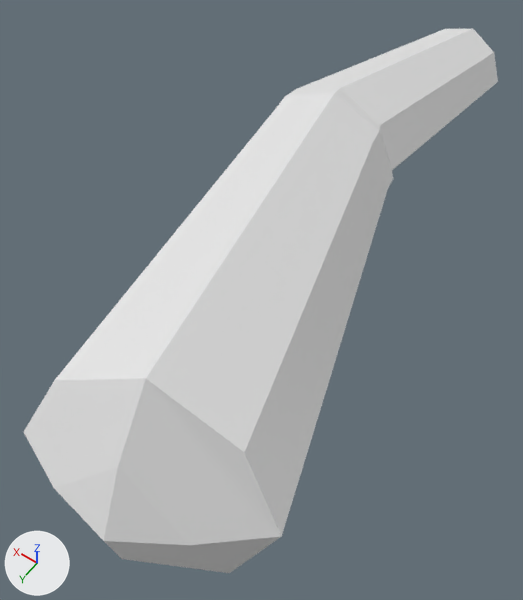
Renders of the glTF model assets/my blender files/prison-arms.glb from each side of a commit.
Before and after are seen from a 50 mm lens placed at (1.23, 1.93, 4.12), pointed at (2.76, -0.23, 0.74). The axes (+X, +Y, +Z) are drawn at lower left. The lights are the same throughout.

Objects in the first picture: 'Arm'.
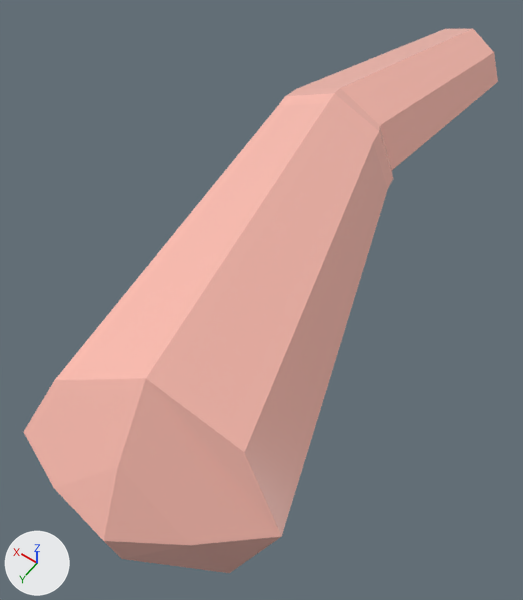
Pixel boxes [x1, y1, x2, y2] of what changed, in the pictures (523 x 600 px):
```json
{"object": "Arm", "change": "recoloured", "before": [24, 29, 498, 573], "after": [24, 29, 498, 573], "on screen": "white to pink"}
```

Scene script edits in JSON lines:
```json
{"op": "add", "block": "img_material_base_color", "code": ["img_material_base_color = load_image('Material Base Color', '_unpacked/Material_Base_Color', 1024, 1024, 'sRGB')"]}
{"op": "add", "block": "img_arm_normal", "code": ["img_arm_normal = load_image('arm Normal', '_unpacked/arm_Normal', 1024, 1024, 'Non-Color')"]}
{"op": "add", "block": "img_arm_metallic_arm_roughness", "code": ["img_arm_metallic_arm_roughness = load_image('arm Metallic-arm Roughness', '_unpacked/arm_Metallic-arm_Roughness', 1024, 1024, 'Non-Color')"]}
{"op": "add", "block": "mat_arm", "code": ["mat_arm = bpy.data.materials.new('arm')", "# uses the picture img_arm_metallic_arm_roughness", "# uses the picture img_arm_normal", "# uses the picture img_material_base_color"]}
{"block": "me_cube_001", "where": "me_cube_001.from_pydata(...)  # 45 vertices, 86 faces; spans x -0.58..1.09, y -4.31..0.0, z -0.77..0.51"}
{"op": "add", "block": "me_cube_001", "code": "me_cube_001.materials.append(mat_arm)"}
```
